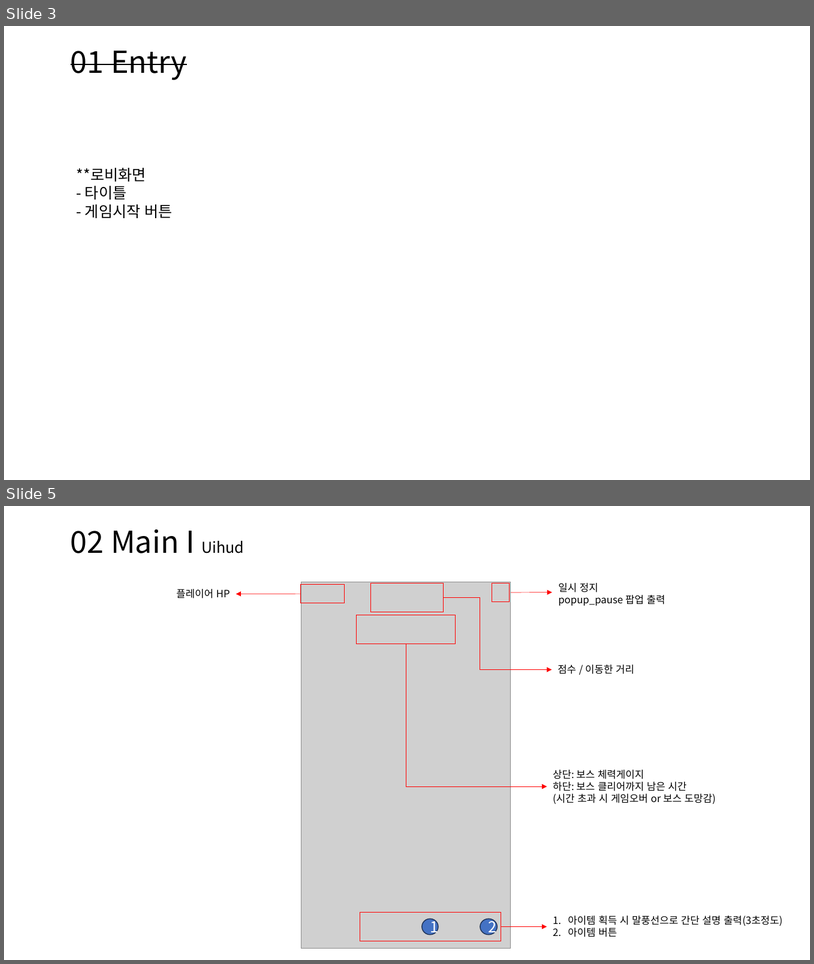
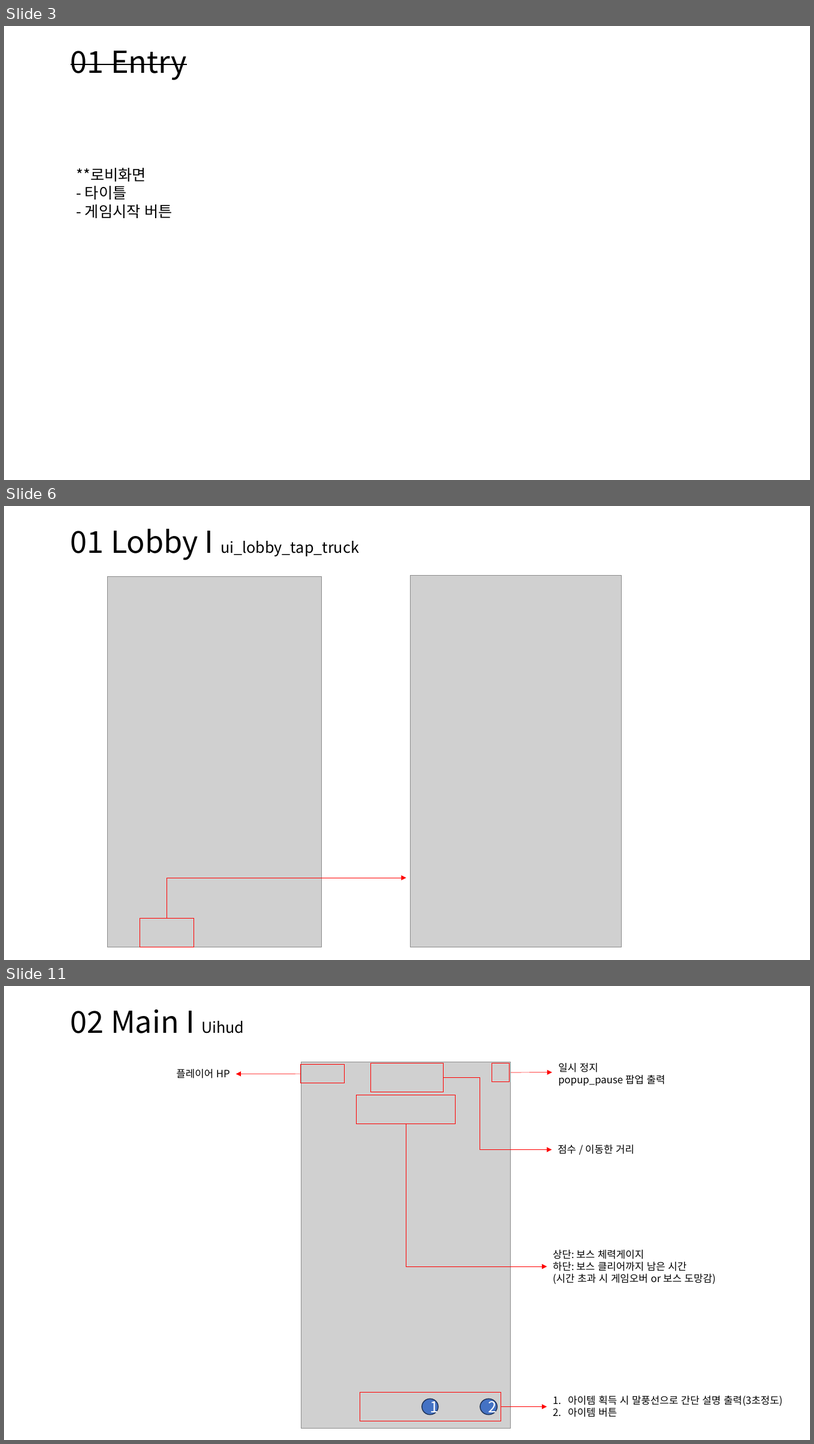
Before and after one commit to scorchLand/kci, a slide deck: 기획서/용사트럭 UI.pptx. Shown one above the other, each under a label of ours: slides 3 and 5 before the commit, slides 3, 6 and 11 after it; the slides between them are not shown. The pictures are 814x964 and 814x1444 pixels, drawn with LibreOffice and Linux fonts; fonts in the diff are those of the drawing; grey boxes stand for pictures. Boxes give left, top, right and bottom in pixels: in the first picture for what was removed or moved away, otherwise in the second. Text is boxed around its words. In the diff, an @@ line names an element or a change of style, - is before the commit and + after.

```diff
--- a/기획서/용사트럭 UI.pptx
+++ b/기획서/용사트럭 UI.pptx
@@ slide 6 added at (x1=4, y1=506, x2=810, y2=960), background #FFFFFF @@
@@ text added at (x1=71, y1=529, x2=359, y2=560), 18 pt, text #000000 @@
+01 Lobby I ui_lobby_tap_truck
@@ picture added at (x1=107, y1=577, x2=321, y2=947) @@
@@ picture added at (x1=411, y1=575, x2=621, y2=947) @@
@@ elbow arrow added from (167, 918) to (406, 877), #FF0000 0.5 pt @@
@@ rectangle added at (x1=140, y1=918, x2=194, y2=947), outline #FF0000 0.75 pt @@
@@ what was slide 5 is now slide 11 @@
```
Also in this commit, not shown: 2 slides changed, 5 other slides added, 1 other file.
